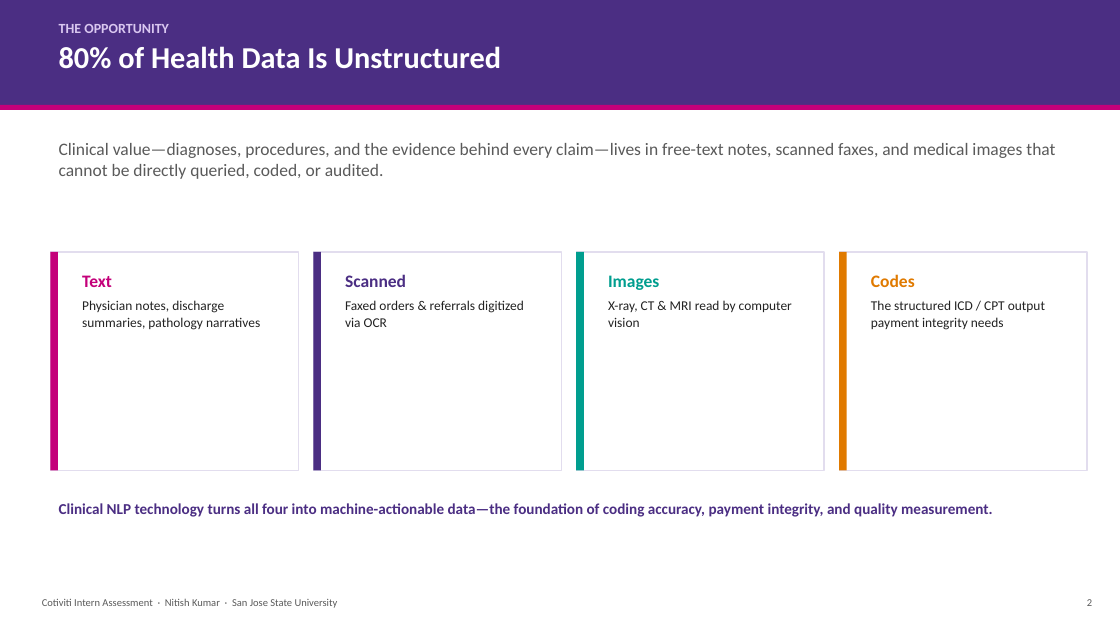
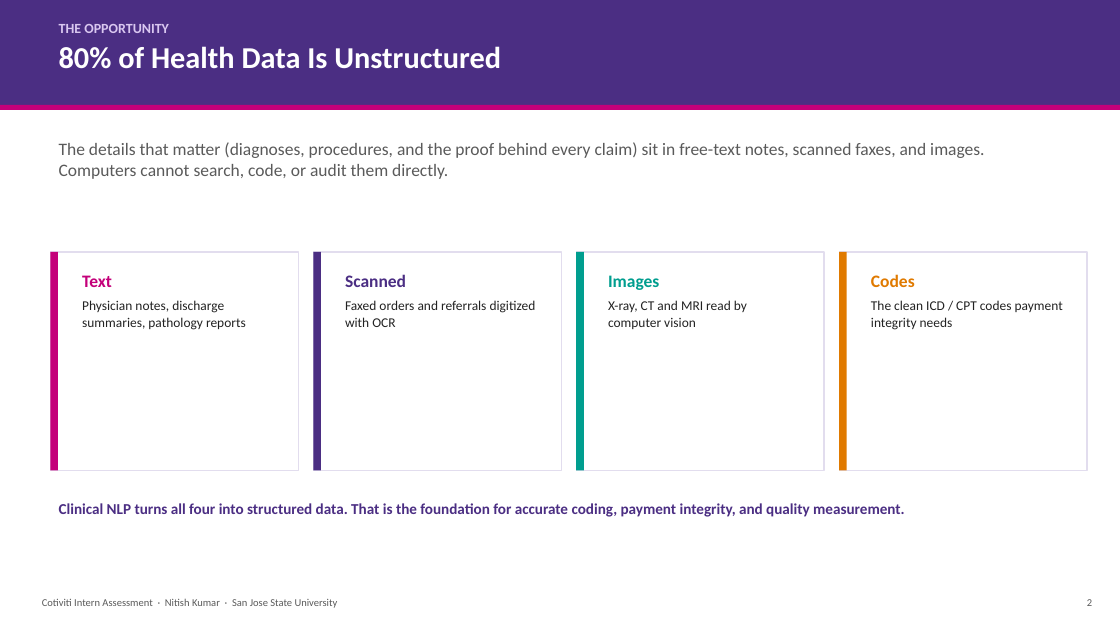
Before and after one commit to nitishhrms/cotiviti-intern-assessment, a slide deck: slide 2 of deliverables/Nitish_Kumar_Presentation.pptx. Drawn at 1120x630 pixels with LibreOffice and Linux fonts; fonts in the diff are those of the drawing. Boxes give left, top, right and bottom in pixels: in the first picture for what was removed or moved away, otherwise in the second. Text is boxed around its words. In the diff, an @@ line names an element or a change of style, - is before the commit and + after.

```diff
--- a/deliverables/Nitish_Kumar_Presentation.pptx
+++ b/deliverables/Nitish_Kumar_Presentation.pptx
@@ text at <box>59,142,984,179</box>: text changed @@
-Clinical value—diagnoses, procedures, and the evidence behind every claim—lives in free-text notes, scanned faxes, and medical images that cannot be directly queried, coded, or audited.
+The details that matter (diagnoses, procedures, and the proof behind every claim) sit in free-text notes, scanned faxes, and images. Computers cannot search, code, or audit them directly.
@@ text at <box>82,300,246,330</box>: text changed @@
-Physician notes, discharge summaries, pathology narratives
+Physician notes, discharge summaries, pathology reports
@@ text at <box>345,300,536,327</box>: text changed @@
-Faxed orders & referrals digitized via OCR
+Faxed orders and referrals digitized with OCR
@@ text at <box>608,300,747,329</box>: text changed @@
-X-ray, CT & MRI read by computer vision
+X-ray, CT and MRI read by computer vision
@@ text at <box>871,300,1063,330</box>: text changed @@
-The structured ICD / CPT output payment integrity needs
+The clean ICD / CPT codes payment integrity needs
@@ text at <box>59,503,905,517</box>: text changed @@
-Clinical NLP technology turns all four into machine-actionable data—the foundation of coding accuracy, payment integrity, and quality measurement.
+Clinical NLP turns all four into structured data. That is the foundation for accurate coding, payment integrity, and quality measurement.
```
Also in this commit, not shown: 6 other slides changed, 1 other file.
